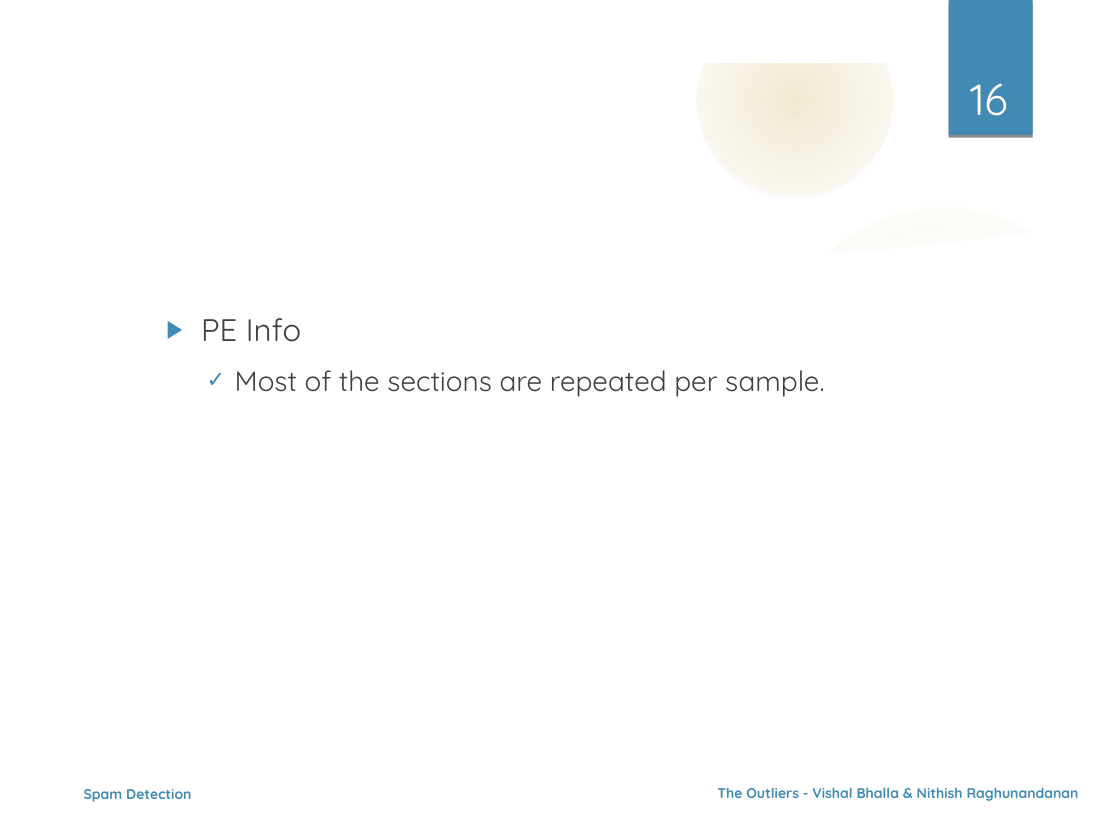
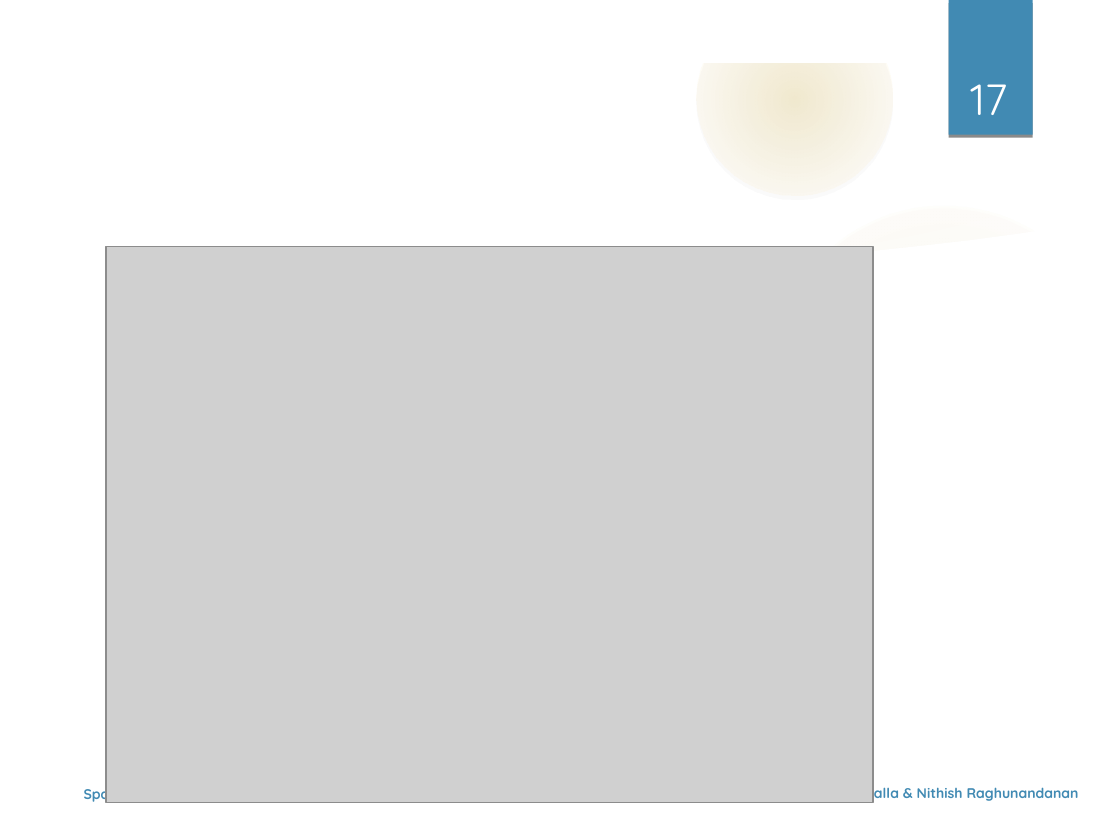
Before and after one commit to nehgu/Anomaly-Detection, a slide deck: slide 17 of Challenges/Spam Filtering Challenge 4/Ppt - Spam Detection Challenge-4.odp (slide 16 before the commit). Drawn at 1120x840 pixels with LibreOffice and Linux fonts; fonts in the diff are those of the drawing; grey boxes stand for pictures; background and template pictures are left out. Boxes give left, top, right and bottom in pixels: in the first picture for what was removed or moved away, otherwise in the second. Text is boxed around its words. In the diff, an @@ line names an element or a change of style, - is before the commit and + after.

```diff
--- a/Challenges/Spam Filtering Challenge 4/Ppt - Spam Detection Challenge-4.odp
+++ b/Challenges/Spam Filtering Challenge 4/Ppt - Spam Detection Challenge-4.odp
@@ page number at <box>970,84,1007,115</box>: text changed @@
-16
+17
@@ picture added at <box>106,246,874,802</box> @@
@@ text removed at <box>201,318,824,397</box> @@
-  ▶ PE Info
-    ✓ Most of the sections are repeated per sample.
```
Also in this commit, not shown: 6 other slides changed, 1 slide added, 1 other file.
